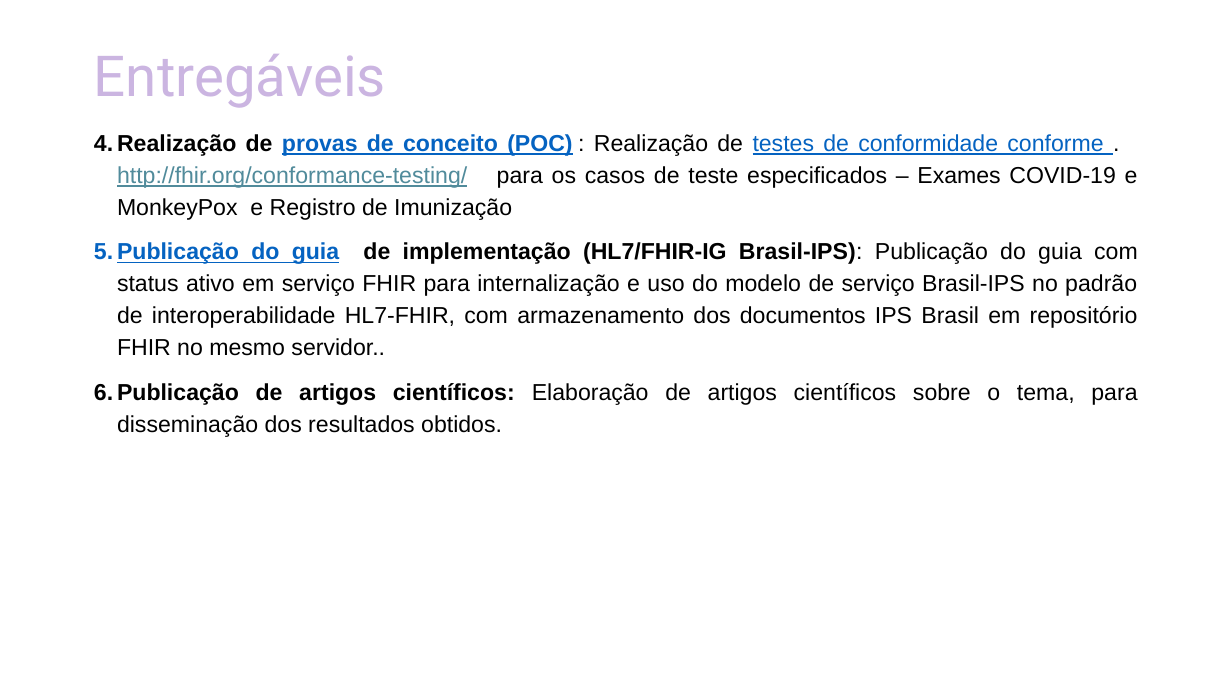
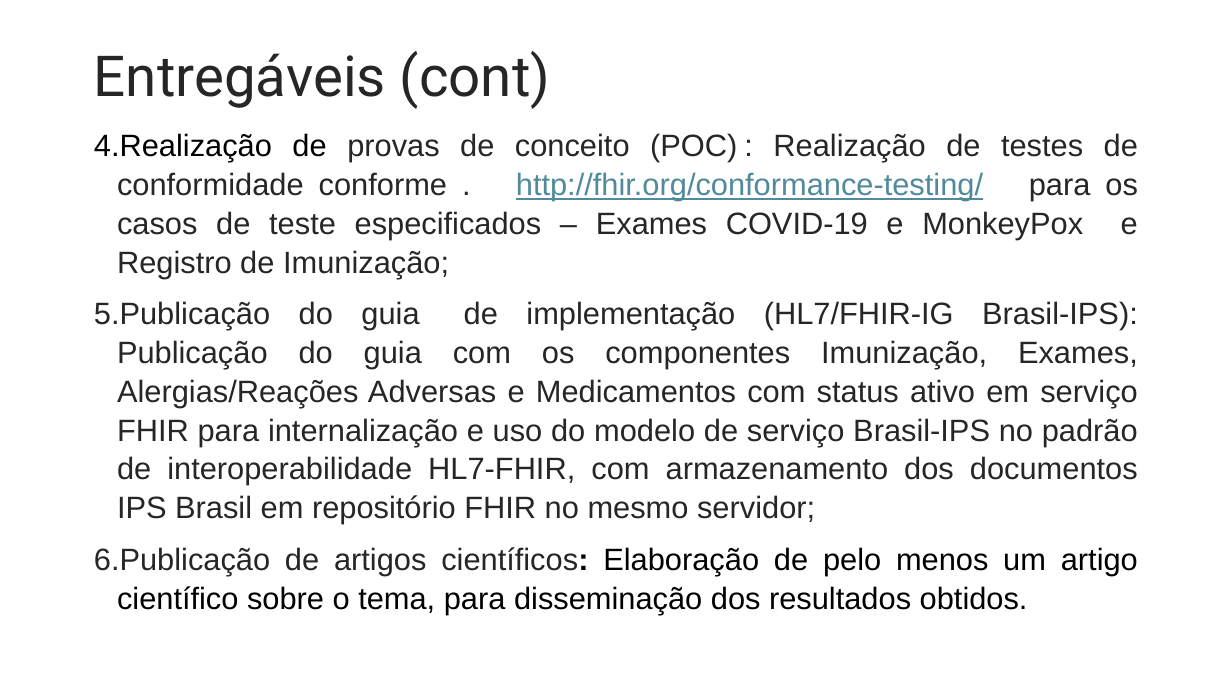
Before and after one commit to moaassis/https-git-codecommit.sa-east-1.amazonaws.com-v1-repos-ips-brasil-documentos, a slide deck: slide 6 of Gestão do Projeto/ApresentacoesProjeto/EscopoAlteracaoMarco23.pptx. Drawn at 1232x693 pixels with LibreOffice and Linux fonts; fonts in the diff are those of the drawing. Boxes give left, top, right and bottom in pixels: in the first picture for what was removed or moved away, otherwise in the second. Text is boxed around its words. In the diff, an @@ line names an element or a change of style, - is before the commit and + after.

```diff
--- a/Gestão do Projeto/ApresentacoesProjeto/EscopoAlteracaoMarco23.pptx
+++ b/Gestão do Projeto/ApresentacoesProjeto/EscopoAlteracaoMarco23.pptx
@@ title at (x1=94, y1=51, x2=550, y2=109): text changed; text colour #CBB5E1 to #262626 @@
-Entregáveis
+Entregáveis (cont)
@@ text at (x1=94, y1=133, x2=1138, y2=614): text changed; size 18 to 24 pt; text colour #000000 to #262626 @@
-4. Realização de provas de conceito (POC) : Realização de testes de conformidade conforme . http://fhir.org/conformance-testing/ para os casos de teste especificados – Exames COVID-19 e MonkeyPox e Registro de Imunização
-5. Publicação do guia de implementação (HL7/FHIR-IG Brasil-IPS): Publicação do guia com status ativo em serviço FHIR para internalização e uso do modelo de serviço Brasil-IPS no padrão de interoperabilidade HL7-FHIR, com armazenamento dos documentos IPS Brasil em repositório FHIR no mesmo servidor..
-6. Publicação de artigos científicos: Elaboração de artigos científicos sobre o tema, para disseminação dos resultados obtidos.
+4. Realização de provas de conceito (POC) : Realização de testes de conformidade conforme . http://fhir.org/conformance-testing/ para os casos de teste especificados – Exames COVID-19 e MonkeyPox e Registro de Imunização;
+5. Publicação do guia de implementação (HL7/FHIR-IG Brasil-IPS): Publicação do guia com os componentes Imunização, Exames, Alergias/Reações Adversas e Medicamentos com status ativo em serviço FHIR para internalização e uso do modelo de serviço Brasil-IPS no padrão de interoperabilidade HL7-FHIR, com armazenamento dos documentos IPS Brasil em repositório FHIR no mesmo servidor;
+6. Publicação de artigos científicos: Elaboração de pelo menos um artigo científico sobre o tema, para disseminação dos resultados obtidos.
```
Also in this commit, not shown: 4 other slides changed, 1 slide added, 1 slide removed, 5 other files.
